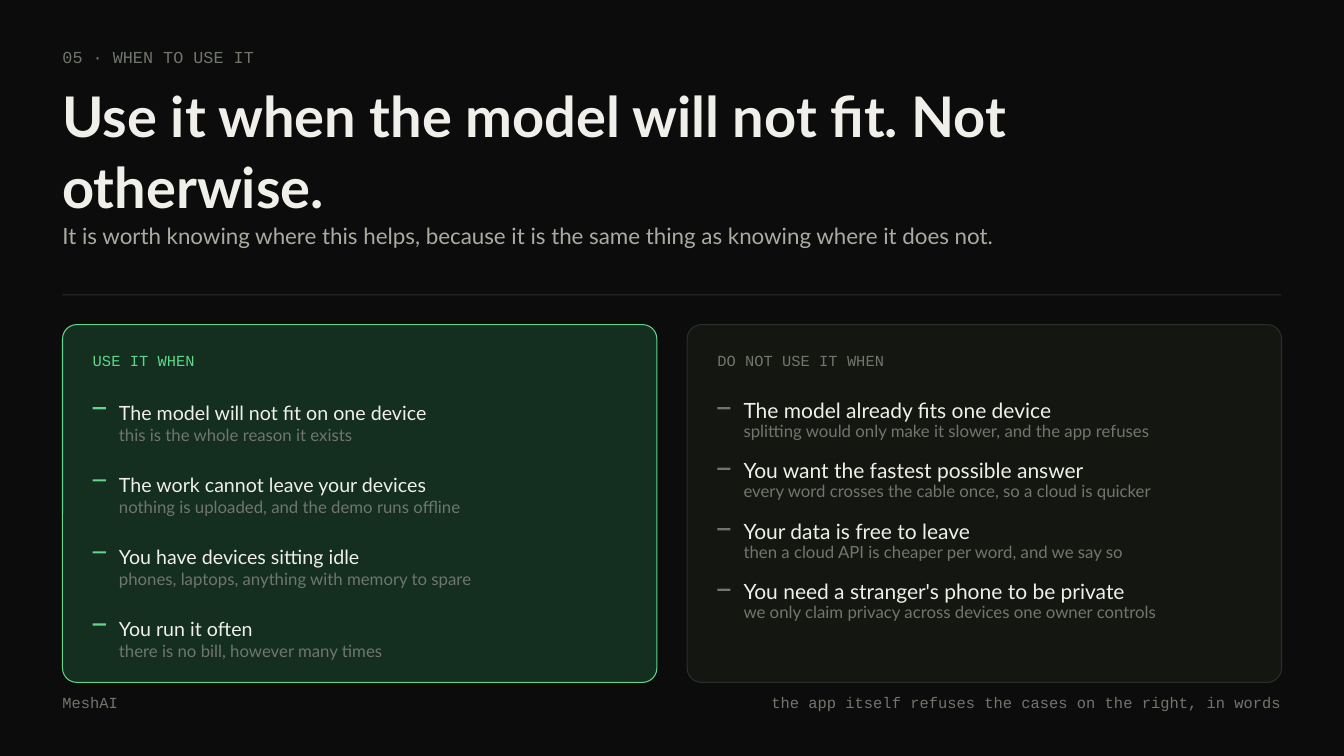
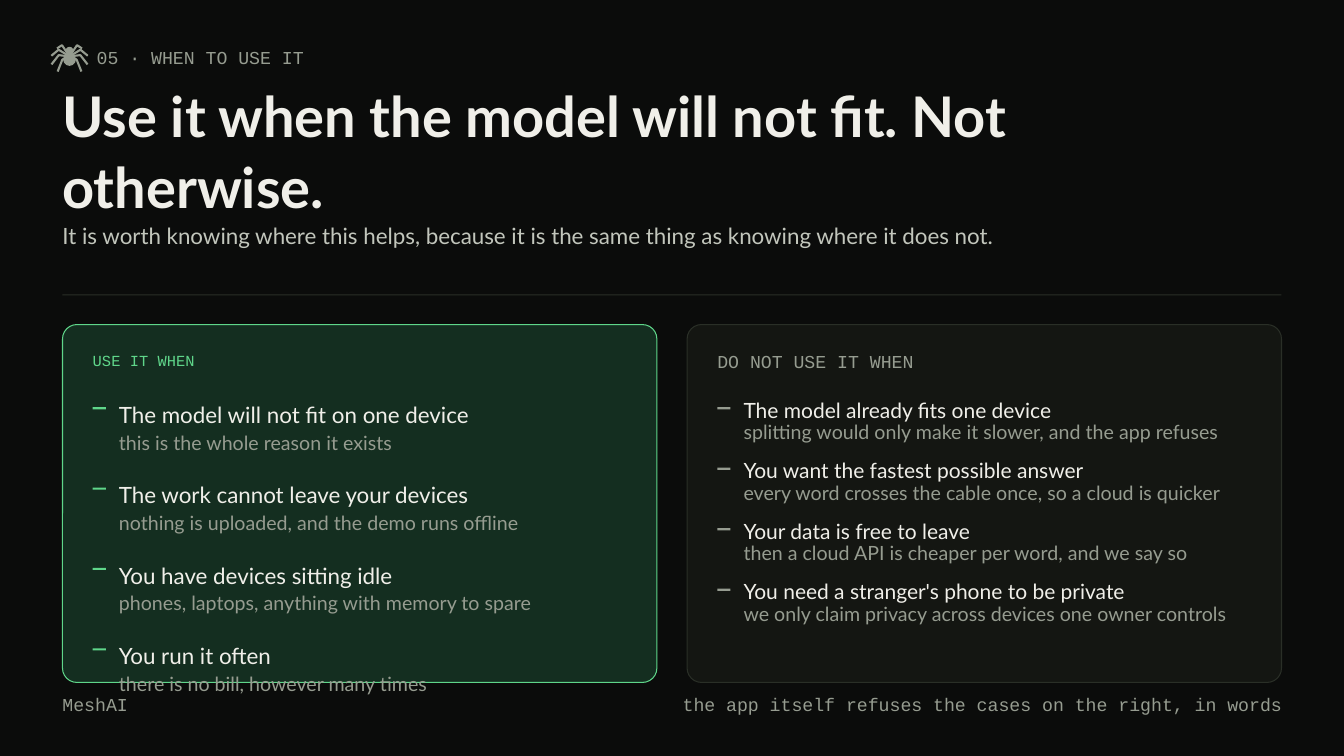
Before and after one commit to prajwal-gunnala/maynards, a slide deck: slide 6 of docs/deck-editable/MeshAI_Deck.pptx. Drawn at 1344x756 pixels with LibreOffice and Linux fonts; fonts in the diff are those of the drawing. Boxes give left, top, right and bottom in pixels: in the first picture for what was removed or moved away, otherwise in the second. Text is boxed around its words. In the diff, an @@ line names an element or a change of style, - is before the commit and + after.

Commit message:
deck: bigger type, and the spider is back where it belongs
Everything went up a size and the quiet greys were lightened, because half of
it could not be read from the back of a room.

The spider is the team's mark and it should never have been dropped. It is
drawn as shapes rather than pasted as a picture, so it stays sharp at any
size and can be recoloured: on its web across the title and the closing
slide, and small beside the section number on every slide in between.

```diff
--- a/docs/deck-editable/MeshAI_Deck.pptx
+++ b/docs/deck-editable/MeshAI_Deck.pptx
@@ freeform shape added at [51,49,70,56], outline #969C90 1.5 pt @@
@@ freeform shape added at [51,55,70,65], outline #969C90 1.5 pt @@
@@ freeform shape added at [57,45,70,56], outline #969C90 1.5 pt @@
@@ freeform shape added at [57,56,70,72], outline #969C90 1.5 pt @@
@@ ellipse added at [64,53,77,67], fill #969C90 @@
@@ ellipse added at [66,46,74,54], fill #969C90 @@
@@ freeform shape added at [70,45,82,56], outline #969C90 1.5 pt @@
@@ freeform shape added at [70,49,88,56], outline #969C90 1.5 pt @@
@@ freeform shape added at [70,55,88,65], outline #969C90 1.5 pt @@
@@ freeform shape added at [70,56,82,72], outline #969C90 1.5 pt @@
@@ text "05 · WHEN TO USE ...": place and size @@
-text "05 · WHEN TO USE ..." at [62,52,254,63]
+text "05 · WHEN TO USE ..." at [97,52,304,64]
@@ text "05 · WHEN TO USE ..." at [97,52,304,64]: size 12 to 13 pt, text colour #71766C to #969C90 @@
@@ text "It is worth knowing where ..." at [62,227,993,248]: text colour #A8ACA1 to #C2C6BC @@
@@ text "The work cannot leave your ...": place and size @@
-text "The work cannot leave your ..." at [119,477,426,496]
+text "The work cannot leave your ..." at [119,486,468,507]
@@ rectangle: place and size @@
-rectangle at [93,479,106,481]
+rectangle at [93,488,106,490]
@@ 2 texts, 1 rectangle: place and size @@
-2 texts, 1 rectangle at [93,501,460,568]
+2 texts, 1 rectangle at [93,515,518,588]
@@ text "phones, laptops, anything with memory ...": place and size @@
-text "phones, laptops, anything with memory ..." at [119,573,471,588]
+text "phones, laptops, anything with memory ..." at [119,595,531,614]
@@ fill #71766C to #969C90 in 4 elements at [718,407,731,409], [718,468,731,470], [718,528,731,530], [718,589,731,591] @@
@@ rectangle: place and size @@
-rectangle at [93,623,106,625]
+rectangle at [93,648,106,650]
@@ size 14 to 16 pt in 4 elements at [119,406,468,423], [119,486,468,507], [119,567,392,588], [119,647,271,664] @@
@@ text "You run it often": place and size @@
-text "You run it often" at [119,621,253,636]
+text "You run it often" at [119,647,271,664]
@@ size 12 to 14 pt, text colour #71766C to #969C90 in 8 elements at [744,424,1218,443], [744,485,1220,504], [744,545,1188,564], [744,606,1226,625], [119,435,392,450], [119,515,518,534], [119,595,531,614], [119,676,427,695] @@
@@ text "there is no bill, however ...": place and size @@
-text "there is no bill, however ..." at [119,645,382,660]
+text "there is no bill, however ..." at [119,676,427,695]
@@ size 11 to 13 pt, text colour #71766C to #969C90 in 3 elements at [717,356,914,368], [62,699,127,711], [683,699,1281,715] @@
```
Also in this commit, not shown: 11 other slides changed, 1 other file.
